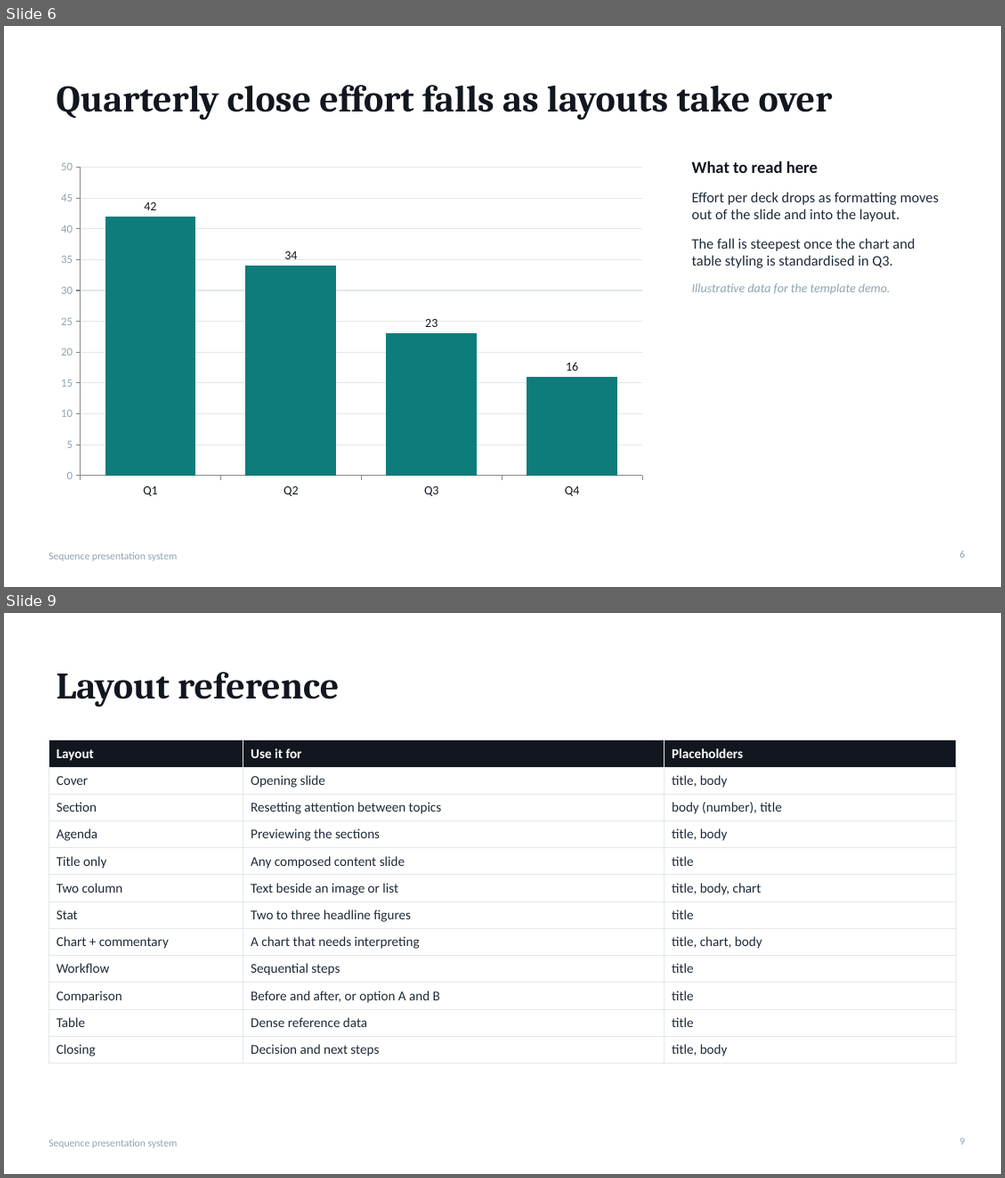
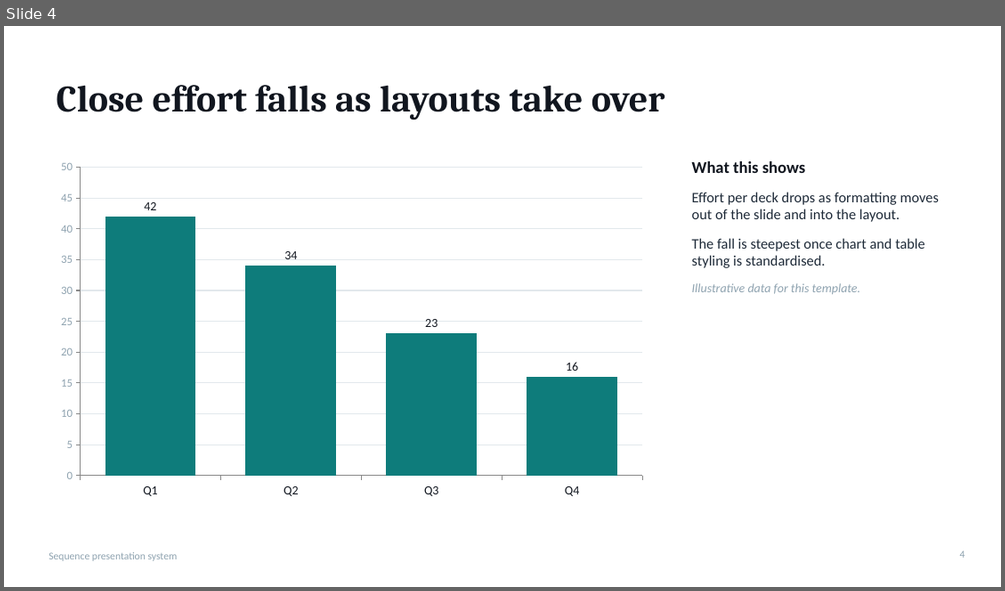
Before and after one commit to Addy2055/sequence-deck-template, a slide deck: Sequence-template.potx. Shown one above the other, each under a label of ours: slides 6 and 9 before the commit, slide 4 after it; the slides between them are not shown. The pictures are 1005x1178 and 1005x591 pixels, drawn with LibreOffice and Linux fonts; fonts in the diff are those of the drawing. Boxes give left, top, right and bottom in pixels: in the first picture for what was removed or moved away, otherwise in the second. Text is boxed around its words. In the diff, an @@ line names an element or a change of style, - is before the commit and + after.

```diff
--- a/Sequence-template.potx
+++ b/Sequence-template.potx
@@ slide 9 removed at (x1=4, y1=613, x2=1001, y2=1174), background #FFFFFF; not listed: 1 template element that a slide beside it also shows @@
@@ title removed at (x1=57, y1=672, x2=339, y2=707) @@
-Layout reference
@@ table removed at (x1=48, y1=740, x2=956, y2=1063), 12 rows, 3 columns @@
-Layout | Use it for | Placeholders
-Cover | Opening slide | title, body
-Section | Resetting attention between topics | body (number), title
-Agenda | Previewing the sections | title, body
-Title only | Any composed content slide | title
-Two column | Text beside an image or list | title, body, chart
-Stat | Two to three headline figures | title
-Chart + commentary | A chart that needs interpreting | title, chart, body
-Workflow | Sequential steps | title
-Comparison | Before and after, or option A and B | title
-Table | Dense reference data | title
-Closing | Decision and next steps | title, body
@@ page number removed at (x1=960, y1=1137, x2=965, y2=1144) @@
-9
@@ what was slide 6 is now slide 4 @@
@@ slide 4 changed as well @@
@@ title at (x1=57, y1=85, x2=665, y2=120): text changed @@
-Quarterly close effort falls as layouts take over
+Close effort falls as layouts take over
@@ text at (x1=692, y1=161, x2=806, y2=173): text changed @@
-What to read here
+What this shows
@@ text at (x1=692, y1=238, x2=925, y2=294): text changed @@
-The fall is steepest once the chart and table styling is standardised in Q3.
-Illustrative data for the template demo.
+The fall is steepest once chart and table styling is standardised.
+Illustrative data for this template.
@@ page number at (x1=960, y1=550, x2=965, y2=557): text changed @@
-6
+4
```
Also in this commit, not shown: 3 other slides changed, 1 slide added, 5 other slides removed, 10 other files.
